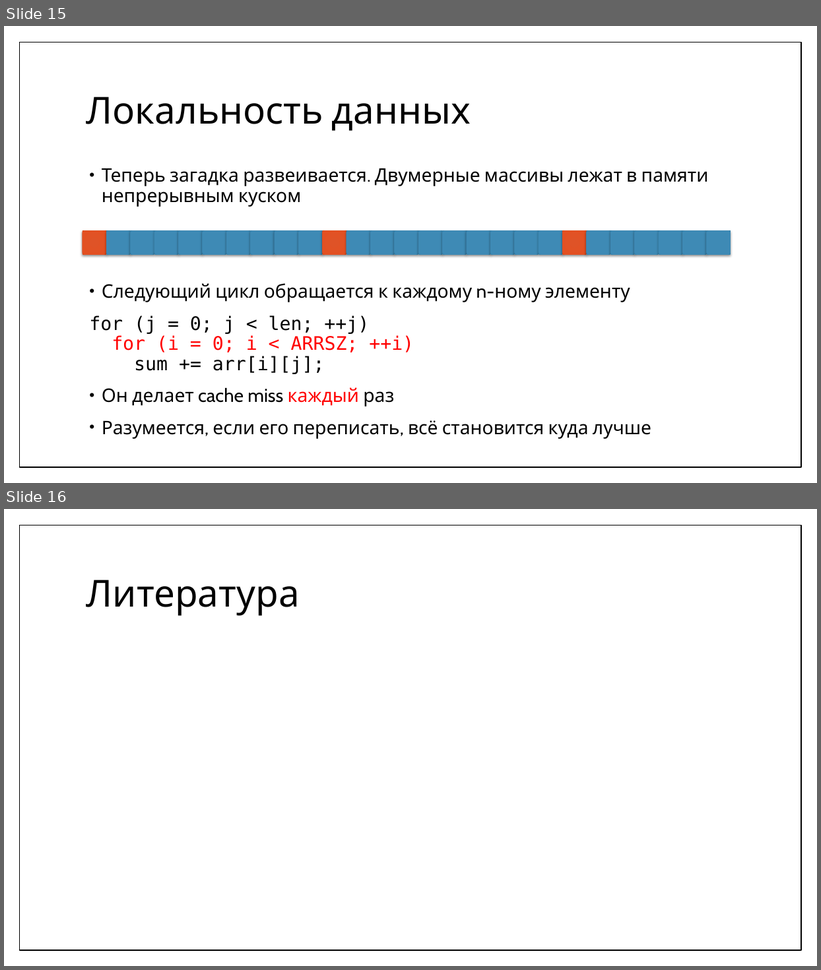
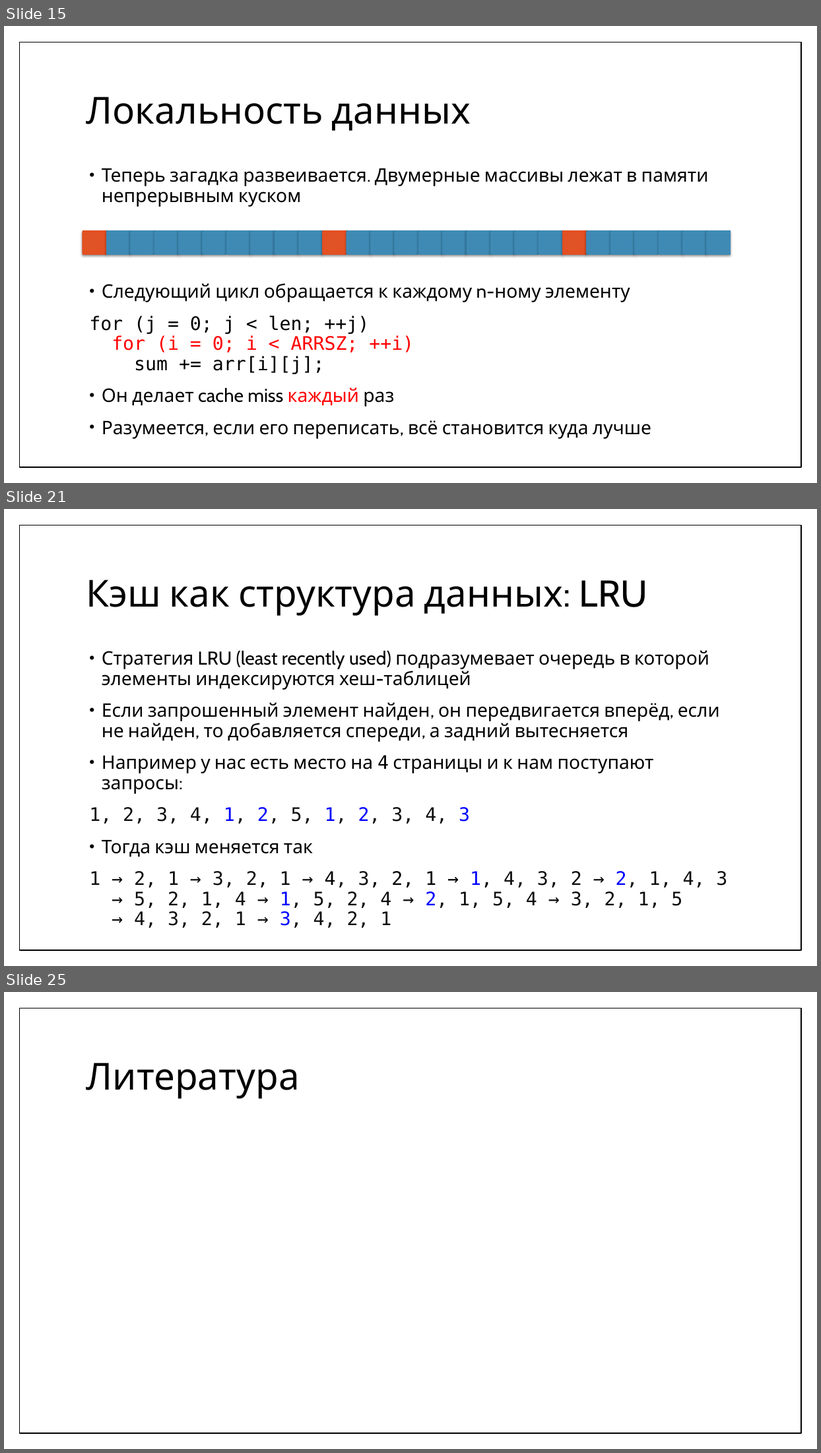
Before and after one commit to MIPT-ILab/cpp-lects-rus, a slide deck: other_lects/informatics/08-realworld.pptx. Shown one above the other, each under a label of ours: slides 15 and 16 before the commit, slides 15, 21 and 25 after it; the slides between them are not shown. The pictures are 821x970 and 821x1453 pixels, drawn with LibreOffice and Linux fonts; fonts in the diff are those of the drawing; grey boxes stand for pictures. Boxes give left, top, right and bottom in pixels: in the first picture for what was removed or moved away, otherwise in the second. Text is boxed around its words. In the diff, an @@ line names an element or a change of style, - is before the commit and + after.

```diff
--- a/other_lects/informatics/08-realworld.pptx
+++ b/other_lects/informatics/08-realworld.pptx
@@ slide 21 added at [4,509,817,966], background #FFFFFF; not listed: 1 template element that a slide beside it also shows @@
@@ title added at [86,580,648,616], 44 pt, text #000000 @@
+Кэш как структура данных: LRU
@@ text added at [89,650,727,928], 22 pt, text #000000 @@
+• Стратегия LRU (least recently used) подразумевает очередь в которой элементы индексируются хеш-таблицей
+• Если запрошенный элемент найден, он передвигается вперёд, если не найден, то добавляется спереди, а задний вытесняется
+• Например у нас есть место на 4 страницы и к нам поступают запросы:
+1, 2, 3, 4, 1, 2, 5, 1, 2, 3, 4, 3
+• Тогда кэш меняется так
+1 → 2, 1 → 3, 2, 1 → 4, 3, 2, 1 → 1, 4, 3, 2 → 2, 1, 4, 3
+→ 5, 2, 1, 4 → 1, 5, 2, 4 → 2, 1, 5, 4 → 3, 2, 1, 5
+→ 4, 3, 2, 1 → 3, 4, 2, 1
@@ what was slide 16 is now slide 25 @@
```
Also in this commit, not shown: 8 other slides added, 22 other files.
